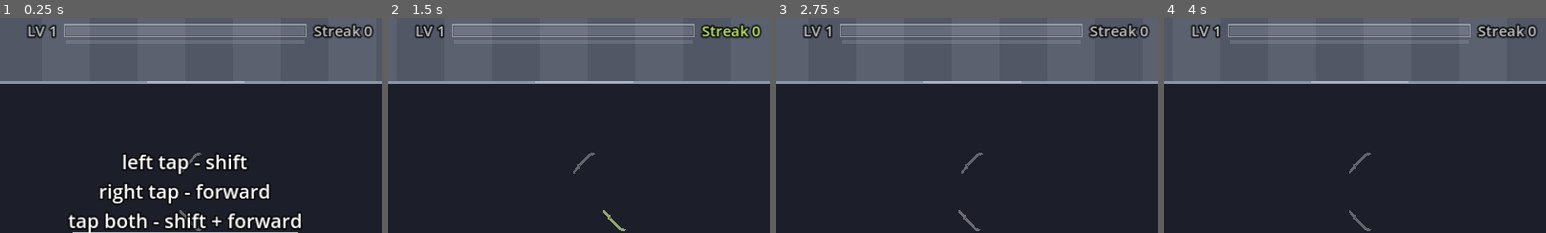
Above: before the commit, frames 1-4 (left to right).
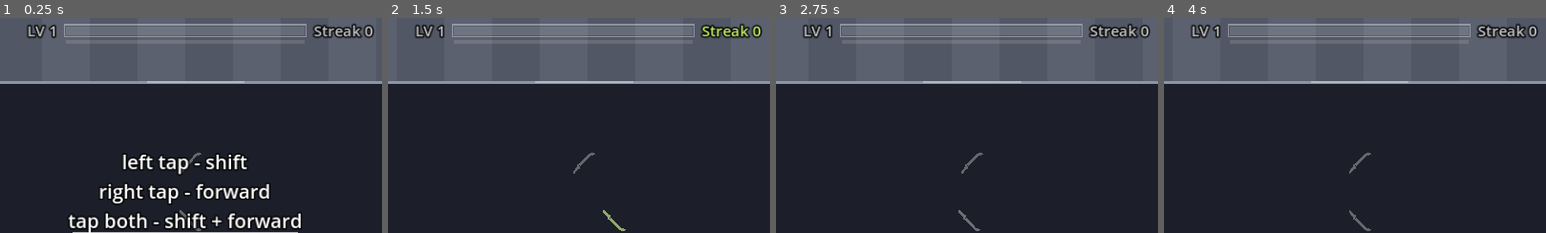
Above: after the commit, the same moments.

Repository: fredsbreads/game-off
Game: Godot game, scene res://scenes/main.tscn
Same seed, same stepped clock (60 frames per second), same inputs: the game is played once before the commit and once after it. Sound files missing from this copy of the repository are replaced by a short silence.
Inputs (mouse positions are % of the whole screen's width and height, from its top left):
- Up to frame 1 (0.25 s): no input
- Up to frame 2 (1.5 s): tap Enter at 0.5 s; move the mouse to (72, 45) at 0.52 s; hold K (tp_forward) 0.53-1.28 s; hold J (tp_vertical) 0.53-1.28 s; click (72, 45) at 0.67 s; move the mouse to (30, 55) at 1.27 s; tap C at 1.35 s
- Up to frame 3 (2.75 s): move the mouse to (60, 28) at 2.02 s; hold K (tp_forward) from 2.03 s (still down); hold Shift from 2.03 s (still down)
- Up to frame 4 (4 s): move the mouse to (45, 70) at 2.77 s; release Shift at 2.78 s; tap N at 2.85 s; click (45, 70) at 2.92 s; move the mouse to (80, 65) at 3.52 s; release K (tp_forward) at 3.53 s; tap L at 3.6 s
The pictures show only the part of the screen within x 26-76%, y 10-60%; the shares and areas given below are measured in that part.

The runs differ from the first frame. In frame 1, less than 0.1% of the frame differs, in the area x 95-98%, y 3-9%; in frame 2, 0.1%; in frame 3, less than 0.1%; in frame 4, less than 0.1%.

Commit message:
Knight debut never meets the power-up (waits while charged); bigger auto-chain final hit; red power-up meter; gold streak number at 50

Diff:
--- a/scripts/hud.gd
+++ b/scripts/hud.gd
@@ -80,12 +80,15 @@
 # The current flawless streak (kills in a row without letting one get away),
 # right of the bar.
 var _streak: Label
+var _streak_n: Label   # its number (gold from STREAK_GOLD_AT)
+const STREAK_GOLD_AT := 50   # (main.gd STREAK_REWARD)
+const STREAK_GOLD := Color(1.0, 0.82, 0.25)
 # The auto-chain power-up meter: a thin bar under the level bar.
 var _charge_bar: Control
 var _c_value := 0.0
 var _c_charged := false
 const CHARGE_BAR_H := 5.0
-const CHARGE_COLOR := Color(0.55, 0.85, 1.0)
+const CHARGE_COLOR := Color(0.95, 0.15, 0.2)   # her red (her colour once she has it: Palette.tint)
 var _p_bar := 0.0
 var _p_size := 1.0
 var _p_pending := 0.0
@@ -135,6 +138,8 @@
 	_streak = _label(20, Vector2.ZERO)
 	_streak.reparent(_progress)
 	_streak.add_theme_color_override("font_color", Color(1, 1, 1, 0.75))
+	_streak_n = _label(20, Vector2.ZERO)
+	_streak_n.reparent(_progress)
 
 	# Pause button, top-right. Drawn only; main.gd hit-tests taps against it
 	# (touch doesn't emulate mouse in this project, so Buttons won't see taps).
@@ -294,22 +299,28 @@
 
 func _draw_charge() -> void:
 	var s := _charge_bar.size
+	var col := Palette.tint(CHARGE_COLOR)
 	_charge_bar.draw_rect(Rect2(Vector2.ZERO, s), Color(1, 1, 1, 0.12))
 	if _c_charged:
 		# Full: the whole bar crackles bright.
 		var pulse := 0.6 + 0.4 * sin(Time.get_ticks_msec() * 0.02)
-		_charge_bar.draw_rect(Rect2(Vector2.ZERO, s), Color(CHARGE_COLOR.lightened(0.4), pulse))
-		_charge_bar.draw_rect(Rect2(Vector2.ZERO, s).grow(2.0), Color(CHARGE_COLOR, 0.5 * pulse), false, 1.5)
+		_charge_bar.draw_rect(Rect2(Vector2.ZERO, s), Color(col.lightened(0.2), pulse))
+		_charge_bar.draw_rect(Rect2(Vector2.ZERO, s).grow(2.0), Color(col, 0.5 * pulse), false, 1.5)
 	elif _c_value > 0.0:
-		_charge_bar.draw_rect(Rect2(Vector2.ZERO, Vector2(s.x * _c_value, s.y)), Color(CHARGE_COLOR, 0.85))
+		_charge_bar.draw_rect(Rect2(Vector2.ZERO, Vector2(s.x * _c_value, s.y)), Color(col, 0.85))
 
 
 ## The current flawless streak, shown right of the bar.
 func set_streak(n: int) -> void:
-	_streak.text = "Streak %d" % n
-	# In her reward colour while she has it.
-	_streak.add_theme_color_override("font_color", Palette.swatch().lightened(0.25) if Palette.pink > 0.5 else Color(1, 1, 1, 0.75))
+	_streak.text = "Streak "
+	# In her reward colour while she has it; the number turns gold the
+	# instant the streak reaches the reward.
+	var col := Palette.swatch().lightened(0.25) if Palette.pink > 0.5 else Color(1, 1, 1, 0.75)
+	_streak.add_theme_color_override("font_color", col)
 	_streak.position = Vector2(PROGRESS_SIZE.x + 12.0, (PROGRESS_SIZE.y - _streak.get_minimum_size().y) / 2.0)
+	_streak_n.text = str(n)
+	_streak_n.add_theme_color_override("font_color", STREAK_GOLD if n >= STREAK_GOLD_AT else col)
+	_streak_n.position = _streak.position + Vector2(_streak.get_minimum_size().x, 0.0)
 
 
 func hide_progress() -> void:
--- a/scripts/knight.gd
+++ b/scripts/knight.gd
@@ -60,6 +60,9 @@
 var step_index := 0
 ## True once she's been hit (and not yet killed): she's in a duel with the player.
 var engaged := false
+## Her debut (the lone knight that opens level 5): the power-up never plays
+## through her, the player always meets her by hand.
+var debut := false
 ## True while the player is straight across from her: she's winding up to strike.
 var threat := false
 var warned := false   # she's already given her wind-up swish once
--- a/scripts/level.gd
+++ b/scripts/level.gd
@@ -44,6 +44,10 @@
 const HOLD_AT_LEVEL := Patterns.KNIGHT_DEBUT_LEVEL - 1
 var _held := false
 var _knight_intro_done := false   # the debut level opens with a knight alone, once
+## Her debut waits while this is on (main.gd: while the power-up is charged
+## or playing), so it never plays through her; knight-free chains come instead.
+var debut_wait := false
+var _started := false
 var _cursor := RUNWAY_TILES        # where the next chain's first enemy goes
 var _cursor_row := Rules.Row.FLOOR # ...and its row (the row the last one ended in)
 var _rng := RandomNumberGenerator.new()
@@ -81,11 +85,18 @@
 ## Levels 1-3: a weighted pick from that level's hand-made pool.
 ## Level 4+: a freshly generated chain.
 func _pick_pattern() -> Dictionary:
-	if level == Patterns.KNIGHT_DEBUT_LEVEL and not _knight_intro_done:
+	if not _started:
+		_started = true
+		_knight_intro_done = level > Patterns.KNIGHT_DEBUT_LEVEL   # a run started past it has no debut
+	# Her debut: the first chain from level 5 on (later, if the power-up held
+	# it back past then), and no knight before it.
+	if level >= Patterns.KNIGHT_DEBUT_LEVEL and not _knight_intro_done:
+		if debut_wait:
+			return Patterns.generate(level, _rng, false)
 		_knight_intro_done = true
 		return Patterns.knight_alone(_rng)
 	if level >= Patterns.FIRST_GENERATED_LEVEL:
-		return Patterns.generate(level, _rng)
+		return Patterns.generate(level, _rng, _knight_intro_done or level < Patterns.KNIGHT_DEBUT_LEVEL)
 	var pool := Patterns.pool_for_level(level)
 	var total := 0.0
 	for entry in pool:
@@ -138,6 +149,7 @@
 		var enemy: Enemy
 		if group >= 0:
 			knight = Knight.new()
+			knight.debut = pattern["name"].begins_with("knight alone")
 			knight.path.append(Vector2(_cursor + e.x, row))
 			enemy = knight
 		else:
@@ -154,6 +166,20 @@
 	_cursor_row = last_row
 
 
+## True while her debut is still to come at this level, or is laid but not
+## yet reached (so it can be moved, see main.gd _add_charge).
+func debut_pending() -> bool:
+	if level < Patterns.KNIGHT_DEBUT_LEVEL:
+		return false
+	if not _knight_intro_done:
+		return true
+	for e in enemies:
+		var k := e as Knight
+		if k and k.debut and k.alive and not k.engaged:
+			return true
+	return false
+
+
 ## No chain starts before x (tiles): a breather (after an auto-chain).
 func push_cursor(x: float) -> void:
 	_cursor = maxf(_cursor, x)
@@ -180,6 +206,8 @@
 func rebuild_ahead(from_x: float) -> void:
 	while not sections.is_empty() and float(sections.back()["start"]) > from_x:
 		var section: Dictionary = sections.pop_back()
+		if section["name"].begins_with("knight alone"):
+			_knight_intro_done = false   # her debut was thrown away unmet: it's laid again
 		for enemy in section["enemies"]:
 			var e: Enemy = enemy
 			if is_instance_valid(e):
--- a/scripts/main.gd
+++ b/scripts/main.gd
@@ -117,9 +117,12 @@
 const AUTO_STEP := 0.1          # seconds between her auto-chain hops
 const AUTO_DUEL_STEP := 0.32    # ...after a clash or a knight's last hit: the duel gets its weight
 const AUTO_GAP_TILES := 12.0    # extra empty run after an auto-chain
+const AUTO_FINALE_FREEZE := 0.45 # its last kill holds this long (zoomed in) before the big strike
+const AUTO_FINALE_ZOOM := 0.25   # how much closer that hold is (0.25 = 25 %)
 var charge := 0                 # the meter (0..CHARGE_FULL)
 var _charged := false           # full: the next chainable kill sets it off
 var _auto := false              # an auto-chain is playing
+var _finale_hold := false       # its last kill's freeze, before the big strike
 const LOSE_COLOUR_TIME := 0.3     # back to red when the streak breaks
 const FINISHER_ZOOM := 0.35
 const FINISHER_SIDE := 2.2          # tiles either side of the enemy she strikes from
@@ -354,7 +357,7 @@
 				_request_fullscreen()
 				begin()
 		State.PLAYING:
-			if _auto:
+			if _auto or _finale_hold:
 				return   # the auto-chain plays itself
 			if player.cooldown > 0 and ((button == Rules.Move.FORWARD and _last_forward) or (button == Rules.Move.VERTICAL and _last_vertical)):
 				return   # same button again right after a teleport: ignored
@@ -806,8 +809,8 @@
 			_pause_min = maxf(KILL_PAUSE_MIN, CLASH_REAPPEAR)   # the player can go as soon as the knight shows where she went
 		_hitstop = _pause_length if _pause_is_chain else KILL_HIT
 		_pause_elapsed = 0.0
-		if _pause_is_chain and _charged and not _auto:
-			_start_auto()
+		if _pause_is_chain and _charged and not _auto and not _has_debut(hit) and not _has_debut(targets):
+			_start_auto()   # (never on her debut knight: the player meets her by hand)
 		if _pause_is_chain:
 			if not _clashed and not _knight_felled:   # those have their own, bigger zoom
 				cam.punch(to)
@@ -961,6 +964,7 @@
 	if charge >= CHARGE_FULL:
 		_charged = true
 		player.charged = true
+		_sync_debut_wait()
 		_charge_sound.play()
 		var body := Vector2(player.x * Rules.TILE, Rules.body_center_y(player.row))
 		player.zap_fx.zap(body, 6, Vector2.ZERO, Vector2(26, 40), 6)
@@ -971,6 +975,7 @@
 func _start_auto() -> void:
 	_auto = true
 	_charged = false
+	_sync_debut_wait()
 	charge = 0
 	player.charged = false
 	player.auto_chain = true
@@ -989,6 +994,8 @@
 		var tx: float = player.x + Rules.move_dx(move)
 		var trow: int = (1 - player.row) if Rules.move_flips_row(move) else player.row
 		for e in level.enemies_hit_by(move, tx, trow):
+			if e is Knight and (e as Knight).debut:
+				continue   # her debut: the auto-chain stops short of her
 			var engaged := e is Knight and (e as Knight).engaged
 			if (engaged and not best_knight) or (engaged == best_knight and e.tile_x < best_x - 0.01):
 				best_move = move
@@ -997,6 +1004,7 @@
 	if best_move == Rules.Move.NONE:
 		_auto = false
 		player.auto_chain = false
+		_sync_debut_wait()
 		return
 	_hitstop = 0.0
 	_pressed_during_pause = true
@@ -1009,19 +1017,41 @@
 	hud.flash(Color(0.85, 0.95, 1.0, 0.12), 0.08)
 
 
-## The auto-chain's end: a big strike of lightning onto her and thunder, the
-## chain counts (as she'd have played it), then a breather before the next.
+## The auto-chain's end: its last kill holds, zoomed in on her, then a big
+## strike of lightning onto her and thunder; the chain counts (as she'd have
+## played it), then a breather before the next.
 func _auto_finale(grade: String) -> void:
 	_auto = false
+	_finale_hold = true
+	_hitstop = AUTO_FINALE_FREEZE + 1.0   # (ended by the strike)
+	_pause_min = 999.0
+	_pause_is_chain = false
+	_chain_awaiting = false
+	_pause_elapsed = 0.0
+	player.hold_slash(AUTO_FINALE_FREEZE)
+	var body := Vector2(player.x * Rules.TILE, Rules.body_center_y(player.row))
+	cam.hold_zoom(body, AUTO_FINALE_ZOOM, 16.0)
+	cam.shake(0.1, 12.0)
+	hud.flash(Color(1, 1, 1, 0.3), 0.1)
+	get_tree().create_timer(AUTO_FINALE_FREEZE, false).timeout.connect(_auto_finale_strike.bind(grade))
+
+
+func _auto_finale_strike(grade: String) -> void:
+	_finale_hold = false
 	player.auto_chain = false
+	_hitstop = 0.0
+	_pause_min = KILL_PAUSE_MIN
+	if state != State.PLAYING:
+		return
 	var feet := Vector2(player.x * Rules.TILE, Rules.surface_y(player.row))
 	var up := -1.0 if player.row == Rules.Row.FLOOR else 1.0
 	fx.bolt(Fx.Bolt.BIG_STRIKE, feet + Vector2(0, up * (BIG_STRIKE_BURST_Y - 128.0) * 2.0), 0.0 if player.row == Rules.Row.FLOOR else PI, Vector2(1.8, 2.0), 7.0)
 	var body := Vector2(player.x * Rules.TILE, Rules.body_center_y(player.row))
-	fx.bolt(Fx.Bolt.RING, body, randf() * TAU, Vector2.ONE * 2.6, 12.0)
-	player.zap_fx.zap(body, 8, Vector2.ZERO, Vector2(30, 46), 8)
-	hud.flash(Color(0.9, 0.97, 1.0, 0.5), 0.35)
-	cam.shake(0.35, 18.0)
+	fx.bolt(Fx.Bolt.RING, body, randf() * TAU, Vector2.ONE * 3.2, 12.0)
+	player.zap_fx.zap(body, 12, Vector2.ZERO, Vector2(36, 54), 10)
+	hud.flash(Color(0.92, 0.98, 1.0, 0.7), 0.45)
+	cam.hold_zoom(body, 0.0, 3.0)
+	cam.shake(0.5, 26.0)
 	_auto_finale_sound.play()
 	_end_chain(grade)
 	# A breather: chains ahead are cleared (under the flash and the lightning)
@@ -1031,7 +1061,27 @@
 			fx.zap(Vector2(e.tile_x * Rules.TILE, Rules.body_center_y(e.row)), 2, Vector2.ZERO, Vector2(14, 26), 3)
 	level.rebuild_ahead(player.x + 1.0)
 	level.push_cursor(cam.left() / Rules.TILE + CameraRig.VIEW_TILES + AUTO_GAP_TILES)
+	_sync_debut_wait()
 	level.ensure_generated(player.x)
+
+
+## Her knight debut waits while the power-up is charged or playing (so it
+## never plays through her). If it's already laid but not on screen yet, it's
+## taken back (and comes later); see Level.debut_wait.
+func _sync_debut_wait() -> void:
+	var wait := _charged or _auto
+	if wait and not level.debut_wait and level.debut_pending():
+		level.debut_wait = true
+		level.rebuild_ahead(cam.left() / Rules.TILE + CameraRig.VIEW_TILES + 3.0)
+		level.ensure_generated(player.x)
+	level.debut_wait = wait
+
+
+func _has_debut(enemies: Array) -> bool:
+	for e in enemies:
+		if e is Knight and (e as Knight).debut:
+			return true
+	return false
 
 
 ## The flawless streak is over (an enemy got away, or a chain was dropped):
--- a/scripts/patterns.gd
+++ b/scripts/patterns.gd
@@ -162,9 +162,10 @@
 ## Chainable by construction: every step puts the next spot exactly under a
 ## marker, and no two things can be in one spot at the same time (see
 ## _overlaps). The validator runs the full solver check on samples.
-static func generate(level: int, rng: RandomNumberGenerator) -> Dictionary:
+## knights = false: no knights in it (before her debut).
+static func generate(level: int, rng: RandomNumberGenerator, knights := true) -> Dictionary:
 	var lengths := chain_length_range(level)
-	var chance := knight_chance(level)
+	var chance := knight_chance(level) if knights else 0.0
 	for _attempt in 40:
 		var n := rng.randi_range(lengths.x, lengths.y)
 		# Spend n spots: a plain enemy takes one, a knight her hits.
